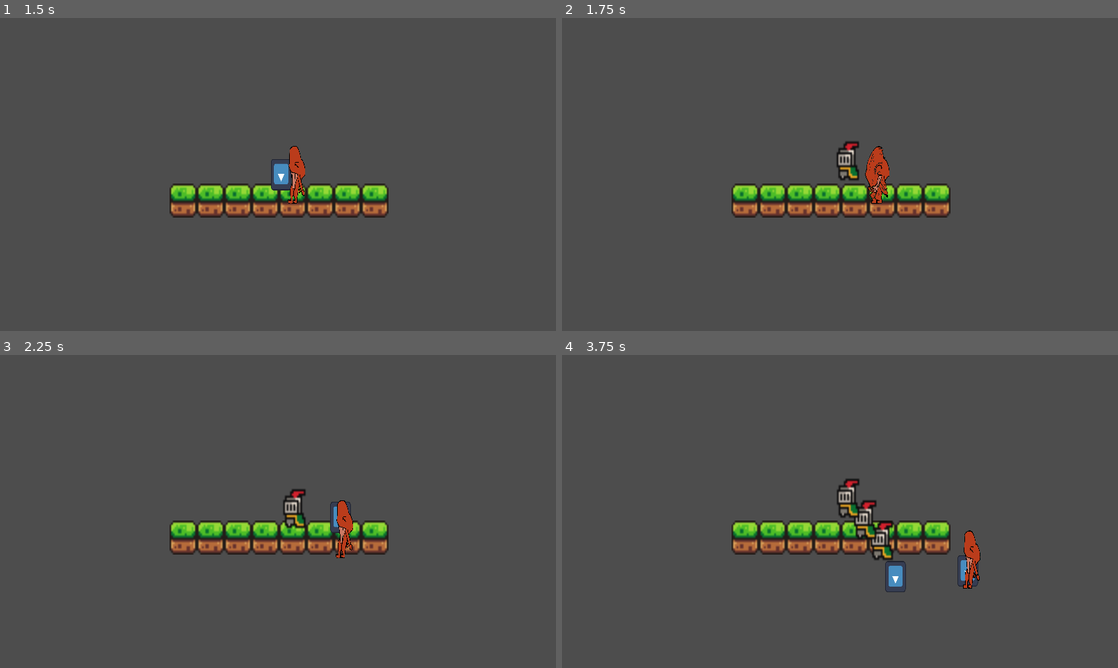
Above: before the commit, frames 1-4 (two rows, left to right).
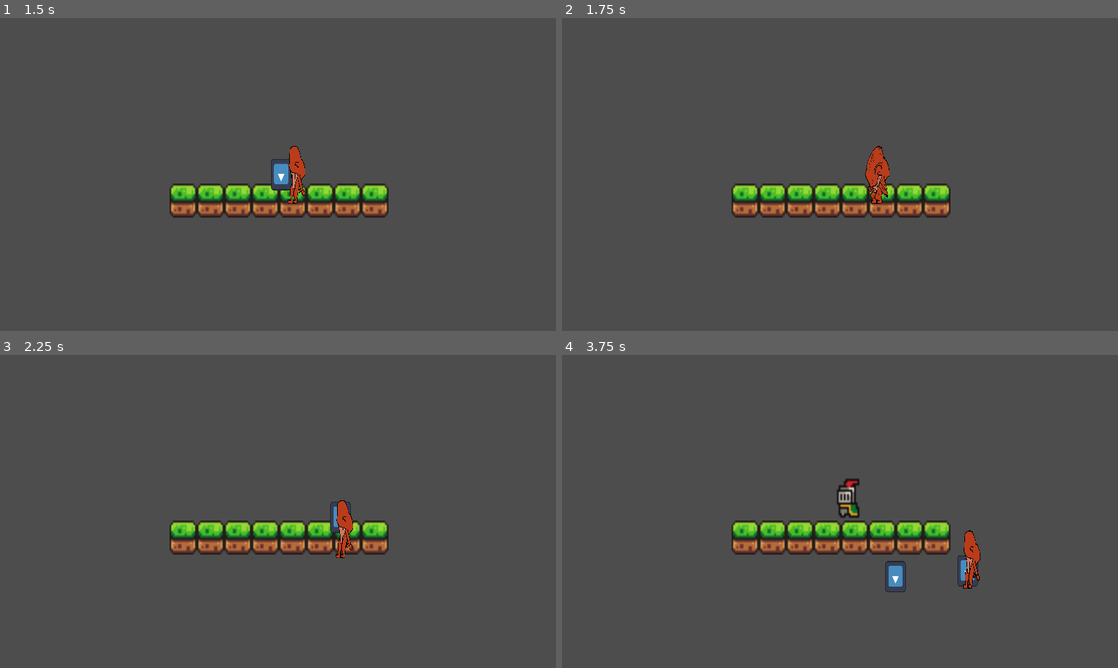
Above: after the commit, the same moments.

Repository: Tonevanda/hypoxia
Game: Godot game, scene res://scenes/titlescreen.tscn
Two runs of this game, one before a commit and one after it. Both use one fixed random seed, a clock stepped at 60 frames per second and the inputs below. The engine's default icon, where the game draws it, is replaced by a stand-in: a white triangle on a blue panel in a dark square.
Inputs (mouse positions are in pixels of both pictures, inside the frame that each line leads up to):
- Up to frame 1 (1.5 s): click (278, 187) at 0.5 s; hold Right (ui_right) from 1.28 s (still down); tap Space (attack) at 1.35 s
- Up to frame 2 (1.75 s): keep holding Right (ui_right)
- Up to frame 3 (2.25 s): release Right (ui_right) at 2.03 s; hold Down (ui_down) from 2.03 s (still down); tap Space (attack) at 2.1 s
- Up to frame 4 (3.75 s): release Down (ui_down) at 2.78 s; hold Right (ui_right) 2.78-3.53 s; tap Space (attack) at 2.85, 3.6 s; hold Up (ui_up) from 3.53 s (still down)

Frame 1 is identical in both runs. In frame 2, 0.4% of the frame differs, in the area x 49-54%, y 39-52%; in frame 3, 0.4%; in frame 4, 0.7%, in the area x 52-60%, y 46-66%.

Commit message:
projectile eliminates monster

Diff:
--- a/scripts/towardsPlayerMovement.gd
+++ b/scripts/towardsPlayerMovement.gd
@@ -9,7 +9,8 @@
 func handleCollisions(delta: float):
 	print(collidingEntities)
 	for entity in collidingEntities:
-		pass
+		if entity.name.begins_with("Projectile"):
+			queue_free()
 
 # Called every frame. 'delta' is the elapsed time since the previous frame.
 func _process(delta: float) -> void:
